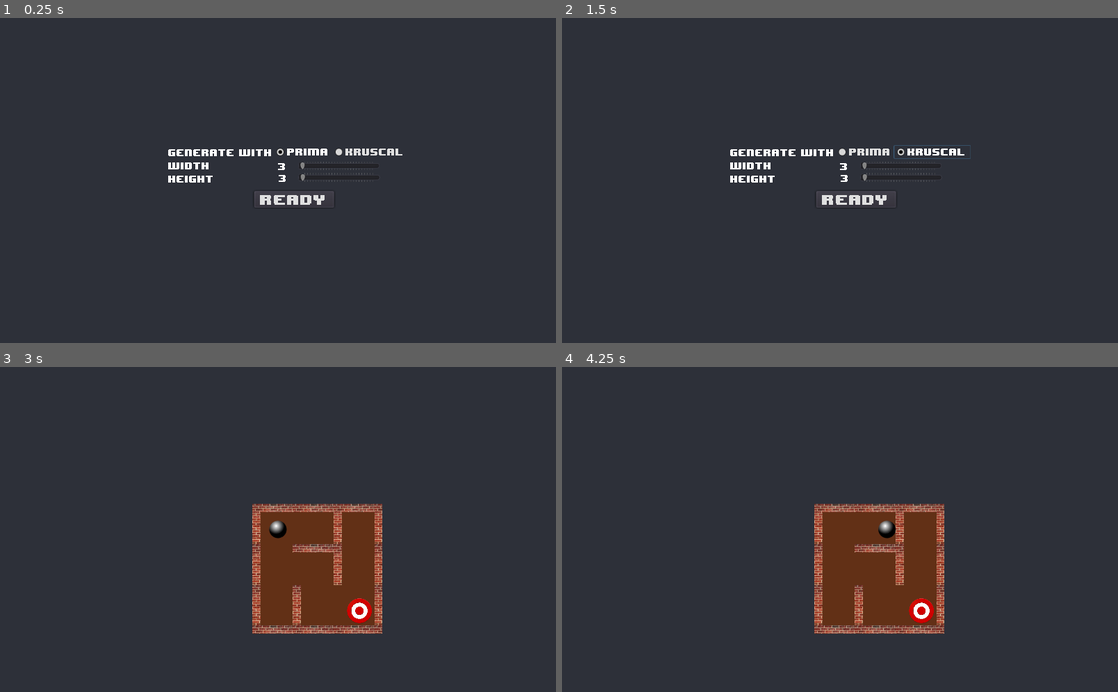
Above: before the commit, frames 1-4 (two rows, left to right).
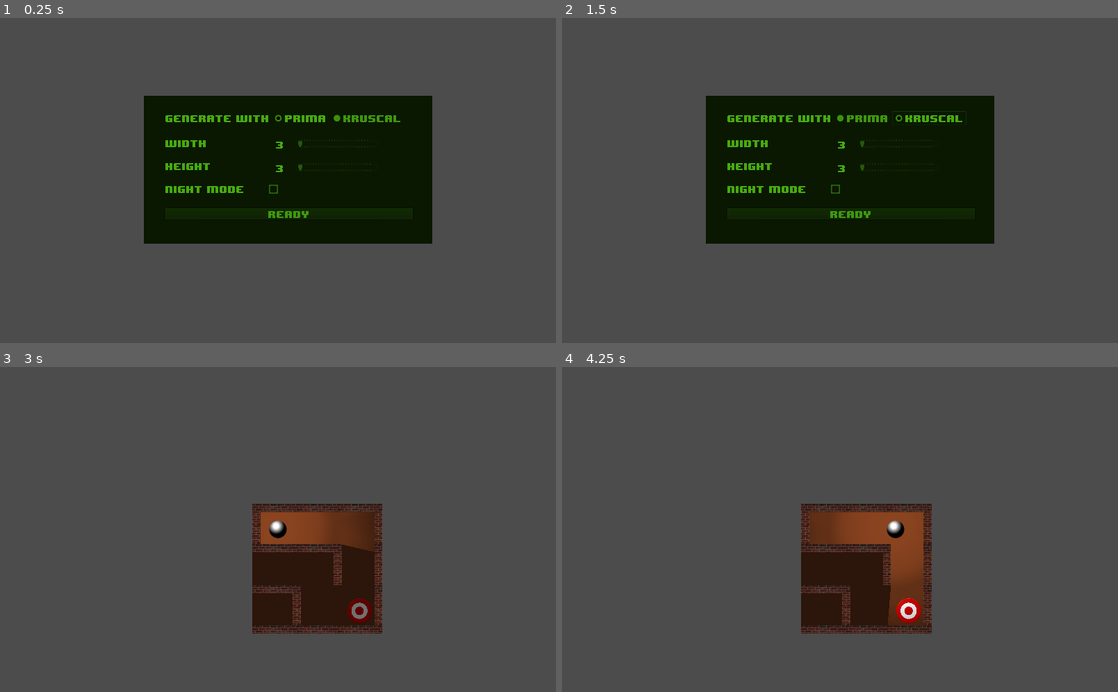
Above: after the commit, the same moments.

Repository: steelsoul/maze
Game: Godot game, scene res://scenes/Main.tscn
Two runs of this game, one before a commit and one after it. Both use one fixed random seed, a clock stepped at 60 frames per second and the inputs below.
Inputs (mouse positions are in pixels of both pictures, inside the frame that each line leads up to):
- Up to frame 1 (0.25 s): no input
- Up to frame 2 (1.5 s): click "Prima" at 0.5 s; click "Kruscal" at 1.25 s
- Up to frame 3 (3 s): click (272, 539) at 2.02 s; click "Ready" at 2.75 s
- Up to frame 4 (4.25 s): tap Enter at 3.5 s; move the mouse to (962, 513) at 3.52 s; hold Right from 3.53 s (still down); click (962, 513) at 3.67 s

The runs differ from the first frame. In frame 1, 100% of the frame differs, in the area x 0-100%, y 0-100%; in frame 2, 100%; in frame 3, 99%; in frame 4, 99%.

Commit message:
Add night mode switch

Diff:
--- a/code/Configuration.gd
+++ b/code/Configuration.gd
@@ -8,10 +8,15 @@
 	emit_signal("configuration_done")
 
 func get_dim():
-	var w = $LabelWidth/TextWithSlider.get_value()
-	var h = $LabelHeight/TextWithSlider.get_value()
+	var lw = $Panel/VBoxContainer/HBoxContainer2/TextWithSlider
+	var w = lw.get_value()
+	var lh = $Panel/VBoxContainer/HBoxContainer3/TextWithSlider
+	var h = lh.get_value()
 	return Vector2(w, h)
 
 func get_algorythm():
-	if $Label/CheckBoxKruscal.pressed: return "kruskal"
+	if $Panel/VBoxContainer/HBoxContainer/CheckBoxKruscal.pressed: return "kruskal"
 	else: return "prima"
+
+func is_night_mode():
+	return $Panel/VBoxContainer/HBoxContainer4/NightModeCB.pressed
--- /dev/null
+++ b/code/CustomLabel.gd
@@ -0,0 +1,9 @@
+extends HBoxContainer
+
+export (String) var text
+
+func _ready():
+	$HBoxContainer/Label.text = text
+
+func _on_CheckBox_toggled(button_pressed):
+	pass # Replace with function body.
--- /dev/null
+++ b/code/Level_create.gd
@@ -0,0 +1,26 @@
+extends Node
+
+class_name LevelCreator
+
+var MazeGenerator = preload("res://code/MazeGenerator.gd")
+
+# key: position of the key
+# value: position of the door
+var solution: Dictionary
+
+func _init(maze):
+	# Based on the maze size there are different amount of doors.
+	# Every door requires its own key to be opened.
+	# The keys are collected by the player
+	var dim = maze[0]
+	var rep = maze[1]
+	var perimeter = 2 * (dim.x + dim.y)
+	var n_doors = 0
+	# ~10 - 1
+	# ~20 - 2
+	# ~80 - 4
+	# ~240- 6
+	if perimeter < 10: n_doors = 1
+	elif perimeter < 20: n_doors = 2
+	elif perimeter < 80: n_doors = 4
+	else: n_doors = 6
--- a/code/Main.gd
+++ b/code/Main.gd
@@ -47,5 +47,6 @@
 	$CanvasLayer/InProgressLabel.hide()
 	var start_point = Vector2.ZERO
 	var goal_point = configuration_.get_dim() - Vector2(1,1)
-	$Maze.setup_game(start_point, goal_point)
+	var night_mode = configuration_.is_night_mode()
+	$Maze.setup_game(start_point, goal_point, night_mode)
 	$Maze.show()
--- a/code/Maze.gd
+++ b/code/Maze.gd
@@ -43,7 +43,7 @@
 	# first shall be UP otherwords be 1X
 	return rep[id1] & 2 == 2
 
-func setup_game(player_pos: Vector2, goal_pos: Vector2):
+func setup_game(player_pos: Vector2, goal_pos: Vector2, night_mode = false):
 	var cell_size_2 = $Map.cell_size / 2
 	var const_offset = Vector2(10, 10)
 	$Player.position = ($Map.map_to_world(player_pos, false) + cell_size_2) * $Map.scale + const_offset
@@ -53,6 +53,13 @@
 	$Player.show()
 	$Goal.show()
 	$Player.activate()
+	if night_mode:
+		$Player.turn_light_on()
+		$CanvasModulate.show()
+		$ShadowCasters.show()
+	else:
+		$CanvasModulate.hide()
+		$ShadowCasters.hide()
 
 func cleanup():
 	for x in $ShadowCasters.get_children():
--- a/code/MazeGenerator.gd
+++ b/code/MazeGenerator.gd
@@ -6,15 +6,14 @@
 
 var dimension_: Vector2
 var rep_ = []
-var marks_array_ = []
+
+var MazeSolver = preload("res://code/MazeSolver.gd")
 
 enum CellKind {OPEN = 0, HAS_LEFT = 1, HAS_UP = 2, CLOSE = 3}
 enum PrimaStageAttribute {INSIDE, OUTSIDE, BORDER}
-enum Dir {LEFT, RIGHT, DOWN, UP}
 
 func _init(dimensions: Vector2):
 	rep_.clear()
-	marks_array_.clear()
 	dimension_ = dimensions
 	rep_.resize(dimension_.x * dimension_.y)
 
@@ -66,7 +65,7 @@
 			if attribute_array[new_index] == required_attribute:
 				attribute_array[new_index] = new_attribute
 
-func get_coordinate_from_index(index, dim):
+static func get_coordinate_from_index(index, dim):
 	var width = dim.x as int
 	var x = (index as int) % width
 	var y = (index / width) as int
@@ -161,78 +160,8 @@
 		return [Vector2(pos.x - 1, pos.y), Vector2(pos.x, pos.y)]
 
 func has_path(from, to):
-	return solve_maze_with_wave_tracing(rep_, from.x, from.y, to.x, to.y)
-
-func solve_maze_with_wave_tracing(repo, xs, ys, xf, yf):
-	init_marks()
-	var n_iter = 1
-	marks_array_[translate2index(xs,ys)] = n_iter
-
-	while true:
-		var x = 0
-		var no_further_steps = true
-		while x < dimension_.x:
-			var y = 0
-			while y < dimension_.y:
-				if marks_array_[translate2index(x,y)] == n_iter:
-					for dir in Dir.values():
-						if can_go(repo, x, y, dir, marks_array_, 0):
-#							print("can go ", describe(dir),  " from (", x, ",", y, ") on iter ", n_iter)
-							no_further_steps = false
-							mark_neighbour(marks_array_, x, y, dir, n_iter + 1)
-							if check_finish(x, y, xf, yf, dir) == true:
-								return true
-				y = y + 1
-			x = x + 1
-		n_iter = n_iter + 1
-		if no_further_steps: return false
-
-func init_marks():
-	marks_array_.clear()
-	marks_array_.resize(dimension_.x * dimension_.y)
-	for i in marks_array_.size():
-		marks_array_[i] = 0
-
-func get_result_path():
-	return marks_array_
-
-func can_go(rep, x, y, dir, marks_array, n_iter):
-	var w = dimension_.x
-	var h = dimension_.y
-	match dir:
-		Dir.LEFT:
-			return x > 0 && !is_left(x,y) && marks_array[translate2index(x-1,y)] == n_iter
-		Dir.RIGHT:
-			return x < w-1 && !is_left(x+1,y) && marks_array[translate2index(x+1,y)] == n_iter
-		Dir.UP:
-			return y > 0 && !is_top(x,y) && marks_array[translate2index(x,y-1)] == n_iter
-		Dir.DOWN:
-			return y < h-1 && !is_top(x,y+1) && marks_array[translate2index(x,y+1)] == n_iter
-
-func is_left(x, y):
-	var idx = translate2index(x,y)
-	return rep_[idx] == CellKind.HAS_LEFT || rep_[idx] == CellKind.CLOSE
-
-func is_top(x, y):
-	var idx = translate2index(x,y)
-	return rep_[idx] == CellKind.HAS_UP || rep_[idx] == CellKind.CLOSE
-
-func mark_neighbour(rep, x, y, dir, n_iter):
-	match dir:
-		Dir.LEFT:  rep[translate2index(x-1,y)] = n_iter
-		Dir.RIGHT: rep[translate2index(x+1,y)] = n_iter
-		Dir.UP:    rep[translate2index(x,y-1)] = n_iter
-		Dir.DOWN:  rep[translate2index(x,y+1)] = n_iter
-
-func check_finish(x, y, xf, yf, dir):
-	var xn = x
-	var yn = y
-	match dir:
-		Dir.LEFT:  xn -= 1
-		Dir.RIGHT: xn += 1
-		Dir.UP:    yn -= 1
-		Dir.DOWN:  yn += 1
-	return xf == xn and yf == yn
+	var maze_solver = MazeSolver.new(dimension_, rep_)
+	return maze_solver.solve_maze_with_wave_tracing(from.x, from.y, to.x, to.y)
 
 func get_maze():
 	return [dimension_, rep_]
--- /dev/null
+++ b/code/MazeSolver.gd
@@ -0,0 +1,91 @@
+extends Node
+
+class_name MazeSolver
+
+var MazeGenerator = load("res://code/MazeGenerator.gd")
+
+var marks_array_ 	= []
+var dimension_ 		= Vector2.ZERO
+var rep_			= []
+
+enum Dir {LEFT, RIGHT, DOWN, UP}
+
+func _init(dimension, rep):
+	dimension_ = dimension
+	rep_ = rep
+	init_marks()
+	pass
+
+func solve_maze_with_wave_tracing(xs, ys, xf, yf):
+	init_marks()
+	var n_iter = 1
+	marks_array_[translate2index(xs,ys)] = n_iter
+
+	while true:
+		var x = 0
+		var no_further_steps = true
+		while x < dimension_.x:
+			var y = 0
+			while y < dimension_.y:
+				if marks_array_[translate2index(x,y)] == n_iter:
+					for dir in Dir.values():
+						if can_go(x, y, dir, 0):
+#							print("can go ", describe(dir),  " from (", x, ",", y, ") on iter ", n_iter)
+							no_further_steps = false
+							mark_neighbour(x, y, dir, n_iter + 1)
+							if check_finish(x, y, xf, yf, dir) == true:
+								return true
+				y = y + 1
+			x = x + 1
+		n_iter = n_iter + 1
+		if no_further_steps: return false
+
+func init_marks():
+	marks_array_.clear()
+	marks_array_.resize(dimension_.x * dimension_.y)
+	for i in marks_array_.size():
+		marks_array_[i] = 0
+
+func translate2index(x, y):
+	return MazeGenerator.get_index_from_coord(Vector2(x,y), dimension_)
+
+func translate2coord(index):
+	return MazeGenerator.get_coordinate_from_index(index, dimension_)
+
+func can_go(x, y, dir, n_iter):
+	var w = dimension_.x
+	var h = dimension_.y
+	match dir:
+		Dir.LEFT:
+			return x > 0 && !is_left(x,y) && marks_array_[translate2index(x-1,y)] == n_iter
+		Dir.RIGHT:
+			return x < w-1 && !is_left(x+1,y) && marks_array_[translate2index(x+1,y)] == n_iter
+		Dir.UP:
+			return y > 0 && !is_top(x,y) && marks_array_[translate2index(x,y-1)] == n_iter
+		Dir.DOWN:
+			return y < h-1 && !is_top(x,y+1) && marks_array_[translate2index(x,y+1)] == n_iter
+
+func mark_neighbour(x, y, dir, n_iter):
+	match dir:
+		Dir.LEFT:  rep_[translate2index(x-1,y)] = n_iter
+		Dir.RIGHT: rep_[translate2index(x+1,y)] = n_iter
+		Dir.UP:    rep_[translate2index(x,y-1)] = n_iter
+		Dir.DOWN:  rep_[translate2index(x,y+1)] = n_iter
+
+func check_finish(x, y, xf, yf, dir):
+	var xn = x
+	var yn = y
+	match dir:
+		Dir.LEFT:  xn -= 1
+		Dir.RIGHT: xn += 1
+		Dir.UP:    yn -= 1
+		Dir.DOWN:  yn += 1
+	return xf == xn and yf == yn
+
+func is_left(x, y):
+	var idx = translate2index(x,y)
+	return rep_[idx] == MazeGenerator.CellKind.HAS_LEFT || rep_[idx] == MazeGenerator.CellKind.CLOSE
+
+func is_top(x, y):
+	var idx = translate2index(x,y)
+	return rep_[idx] == MazeGenerator.CellKind.HAS_UP || rep_[idx] == MazeGenerator.CellKind.CLOSE
--- a/project.godot
+++ b/project.godot
@@ -19,15 +19,27 @@
 "language": "GDScript",
 "path": "res://code/Configuration.gd"
 }, {
+"base": "Node",
+"class": "LevelCreator",
+"language": "GDScript",
+"path": "res://code/Level_create.gd"
+}, {
 "base": "Reference",
 "class": "MazeGenerator",
 "language": "GDScript",
 "path": "res://code/MazeGenerator.gd"
+}, {
+"base": "Node",
+"class": "MazeSolver",
+"language": "GDScript",
+"path": "res://code/MazeSolver.gd"
 } ]
 _global_script_class_icons={
 "CSVHelper": "",
 "Configuration": "",
-"MazeGenerator": ""
+"LevelCreator": "",
+"MazeGenerator": "",
+"MazeSolver": ""
 }
 
 [application]
@@ -61,5 +73,4 @@
 [rendering]
 
 vram_compression/import_etc=true
-environment/default_clear_color=Color( 0.180392, 0.192157, 0.227451, 1 )
 environment/default_environment="res://resource/default_env.tres"
--- a/scenes/Configuration.tscn
+++ b/scenes/Configuration.tscn
@@ -1,33 +1,57 @@
-[gd_scene load_steps=5 format=2]
+[gd_scene load_steps=7 format=2]
 
 [ext_resource path="res://code/Configuration.gd" type="Script" id=1]
 [ext_resource path="res://resource/button_group.tres" type="ButtonGroup" id=2]
 [ext_resource path="res://scenes/TextWithSlider.tscn" type="PackedScene" id=3]
 [ext_resource path="res://resource/8bit_wonder_font.tres" type="DynamicFont" id=4]
 
+[sub_resource type="ShaderMaterial" id=1]
+
+[sub_resource type="StyleBoxFlat" id=2]
+shadow_color = Color( 0.121569, 0.631373, 0.654902, 0.6 )
+
 [node name="Configuration" type="Node2D"]
 script = ExtResource( 1 )
+
+[node name="Panel" type="Panel" parent="."]
+modulate = Color( 0.282353, 0.670588, 0.0627451, 1 )
+material = SubResource( 1 )
+margin_left = -39.0
+margin_top = -30.0
+margin_right = 492.0
+margin_bottom = 244.0
 __meta__ = {
-"_edit_group_": true
+"_edit_use_anchors_": false
 }
 
-[node name="Label" type="Label" parent="."]
-margin_right = 94.0
-margin_bottom = 14.0
+[node name="VBoxContainer" type="VBoxContainer" parent="Panel"]
+margin_left = 39.0
+margin_top = 30.0
+margin_right = 495.0
+margin_bottom = 240.0
+custom_constants/separation = 27
+__meta__ = {
+"_edit_use_anchors_": false
+}
+
+[node name="HBoxContainer" type="HBoxContainer" parent="Panel/VBoxContainer"]
+margin_right = 456.0
+margin_bottom = 24.0
+
+[node name="Label" type="Label" parent="Panel/VBoxContainer/HBoxContainer"]
+margin_top = 4.0
+margin_right = 200.0
+margin_bottom = 20.0
 custom_fonts/font = ExtResource( 4 )
 text = "Generate with:"
 __meta__ = {
 "_edit_use_anchors_": false
 }
 
-[node name="CheckBoxPrima" type="CheckBox" parent="Label"]
-anchor_left = 1.0
-anchor_top = 0.5
-anchor_right = 1.0
-anchor_bottom = 0.5
-margin_left = 3.0
-margin_top = -12.0
-margin_bottom = 12.0
+[node name="CheckBoxPrima" type="CheckBox" parent="Panel/VBoxContainer/HBoxContainer"]
+margin_left = 204.0
+margin_right = 312.0
+margin_bottom = 24.0
 custom_fonts/font = ExtResource( 4 )
 pressed = true
 group = ExtResource( 2 )
@@ -36,58 +60,76 @@
 "_edit_use_anchors_": false
 }
 
-[node name="CheckBoxKruscal" type="CheckBox" parent="Label"]
-anchor_left = 1.0
-anchor_top = 0.5
-anchor_right = 1.0
-anchor_bottom = 0.5
-margin_left = 111.0
-margin_top = -12.0
-margin_right = 251.0
-margin_bottom = 12.0
+[node name="CheckBoxKruscal" type="CheckBox" parent="Panel/VBoxContainer/HBoxContainer"]
+margin_left = 316.0
+margin_right = 456.0
+margin_bottom = 24.0
 custom_fonts/font = ExtResource( 4 )
 group = ExtResource( 2 )
 text = "Kruscal"
+__meta__ = {
+"_edit_use_anchors_": false
+}
 
-[node name="LabelWidth" type="Label" parent="."]
-anchor_top = 0.5
-anchor_bottom = 0.5
-margin_top = 25.0
+[node name="HBoxContainer2" type="HBoxContainer" parent="Panel/VBoxContainer"]
+margin_top = 51.0
+margin_right = 456.0
+margin_bottom = 67.0
+
+[node name="TextWithSlider" parent="Panel/VBoxContainer/HBoxContainer2" instance=ExtResource( 3 )]
+position = Vector2( 203.143, 0.327969 )
+
+[node name="LabelWidth" type="Label" parent="Panel/VBoxContainer/HBoxContainer2"]
 margin_right = 80.0
-margin_bottom = 41.0
+margin_bottom = 16.0
 custom_fonts/font = ExtResource( 4 )
 text = "Width:"
 __meta__ = {
 "_edit_use_anchors_": false
 }
 
-[node name="TextWithSlider" parent="LabelWidth" instance=ExtResource( 3 )]
-position = Vector2( 203.143, 0.327969 )
+[node name="HBoxContainer3" type="HBoxContainer" parent="Panel/VBoxContainer"]
+margin_top = 94.0
+margin_right = 456.0
+margin_bottom = 110.0
 
-[node name="LabelHeight" type="Label" parent="."]
-anchor_top = 0.5
-anchor_bottom = 0.5
-margin_top = 48.6415
+[node name="LabelHeight" type="Label" parent="Panel/VBoxContainer/HBoxContainer3"]
 margin_right = 88.0
-margin_bottom = 64.6415
+margin_bottom = 16.0
 custom_fonts/font = ExtResource( 4 )
 text = "Height:"
 __meta__ = {
 "_edit_use_anchors_": false
 }
 
-[node name="TextWithSlider" parent="LabelHeight" instance=ExtResource( 3 )]
-position = Vector2( 203.497, -2.02594 )
+[node name="TextWithSlider" parent="Panel/VBoxContainer/HBoxContainer3" instance=ExtResource( 3 )]
+position = Vector2( 203.497, 1.97406 )
 
-[node name="Button" type="Button" parent="."]
-margin_left = 159.35
-margin_top = 79.5638
-margin_right = 251.35
-margin_bottom = 101.564
-rect_scale = Vector2( 1.6, 1.4 )
+[node name="HBoxContainer4" type="HBoxContainer" parent="Panel/VBoxContainer"]
+margin_top = 137.0
+margin_right = 456.0
+margin_bottom = 153.0
+custom_constants/separation = 45
+
+[node name="NightModeLabel" type="Label" parent="Panel/VBoxContainer/HBoxContainer4"]
+margin_right = 152.0
+margin_bottom = 16.0
+custom_fonts/font = ExtResource( 4 )
+text = "NIGHT MODE"
+
+[node name="NightModeCB" type="CheckBox" parent="Panel/VBoxContainer/HBoxContainer4"]
+margin_left = 197.0
+margin_right = 213.0
+margin_bottom = 16.0
+custom_styles/normal = SubResource( 2 )
+
+[node name="Button" type="Button" parent="Panel/VBoxContainer"]
+margin_top = 180.0
+margin_right = 456.0
+margin_bottom = 202.0
 custom_fonts/font = ExtResource( 4 )
 text = "Ready"
 __meta__ = {
 "_edit_use_anchors_": false
 }
-[connection signal="pressed" from="Button" to="." method="_on_Button_pressed"]
+[connection signal="pressed" from="Panel/VBoxContainer/Button" to="." method="_on_Button_pressed"]
--- /dev/null
+++ b/scenes/CustomLabel.tscn
@@ -0,0 +1,28 @@
+[gd_scene load_steps=3 format=2]
+
+[ext_resource path="res://resource/8bit_wonder_font.tres" type="DynamicFont" id=1]
+[ext_resource path="res://code/CustomLabel.gd" type="Script" id=2]
+
+[node name="CustomLabel" type="HBoxContainer"]
+margin_right = 188.0
+margin_bottom = 24.0
+rect_min_size = Vector2( 188, 24 )
+script = ExtResource( 2 )
+__meta__ = {
+"_edit_use_anchors_": false
+}
+
+[node name="Label" type="Label" parent="."]
+margin_top = 4.0
+margin_right = 160.0
+margin_bottom = 20.0
+custom_fonts/font = ExtResource( 1 )
+text = "SOME LABEL"
+
+[node name="CheckBox" type="CheckBox" parent="."]
+margin_left = 164.0
+margin_right = 188.0
+margin_bottom = 24.0
+__meta__ = {
+"_edit_use_anchors_": false
+}
--- a/scenes/Main.tscn
+++ b/scenes/Main.tscn
@@ -19,7 +19,7 @@
 [node name="CanvasLayer" type="CanvasLayer" parent="."]
 
 [node name="Configuration" parent="CanvasLayer" instance=ExtResource( 2 )]
-position = Vector2( 309.153, 239.442 )
+position = Vector2( 304.601, 172.983 )
 
 [node name="InProgressLabel" type="Label" parent="CanvasLayer"]
 visible = false
--- a/scenes/Maze.tscn
+++ b/scenes/Maze.tscn
@@ -271,7 +271,7 @@
 [node name="CanvasModulate" type="CanvasModulate" parent="."]
 visible = false
 material = SubResource( 7 )
-color = Color( 0.156863, 0.156863, 0.156863, 1 )
+color = Color( 0.45098, 0.443137, 0.443137, 1 )
 
 [node name="ShadowCasters" type="Node2D" parent="."]
 visible = false
